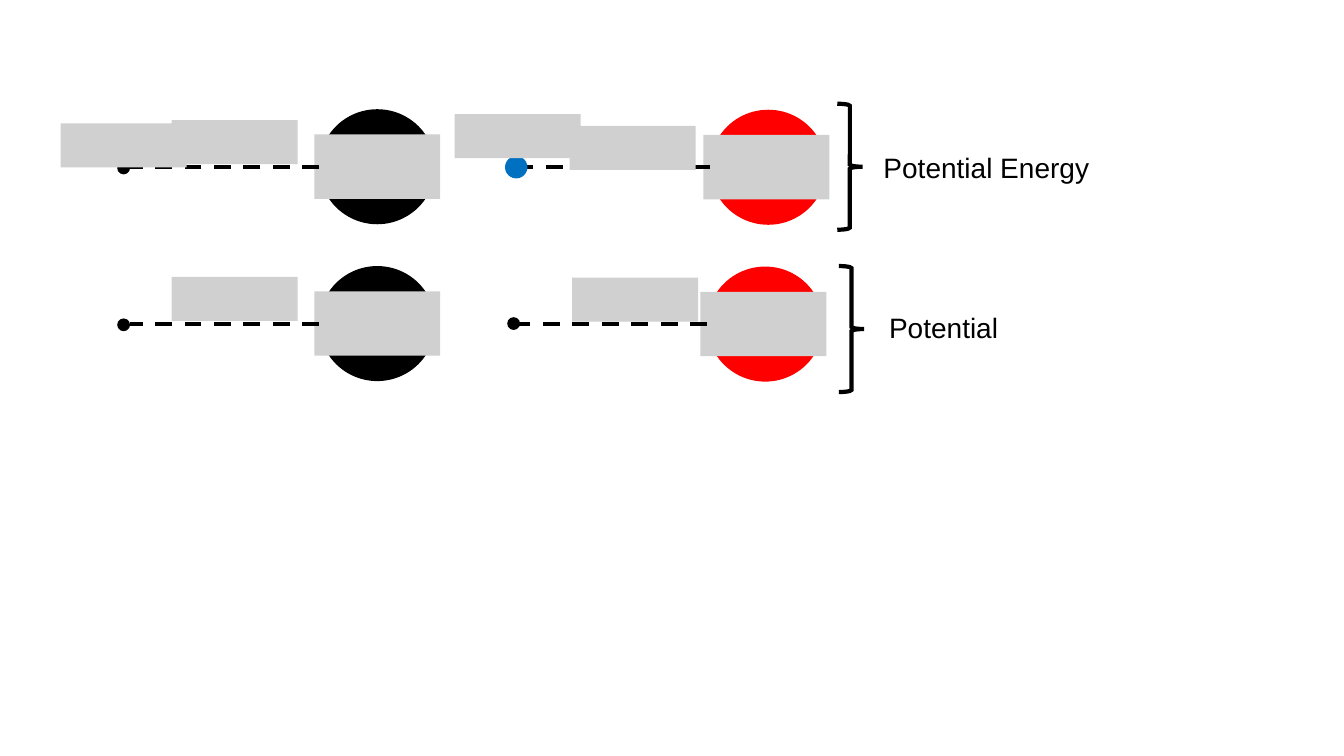
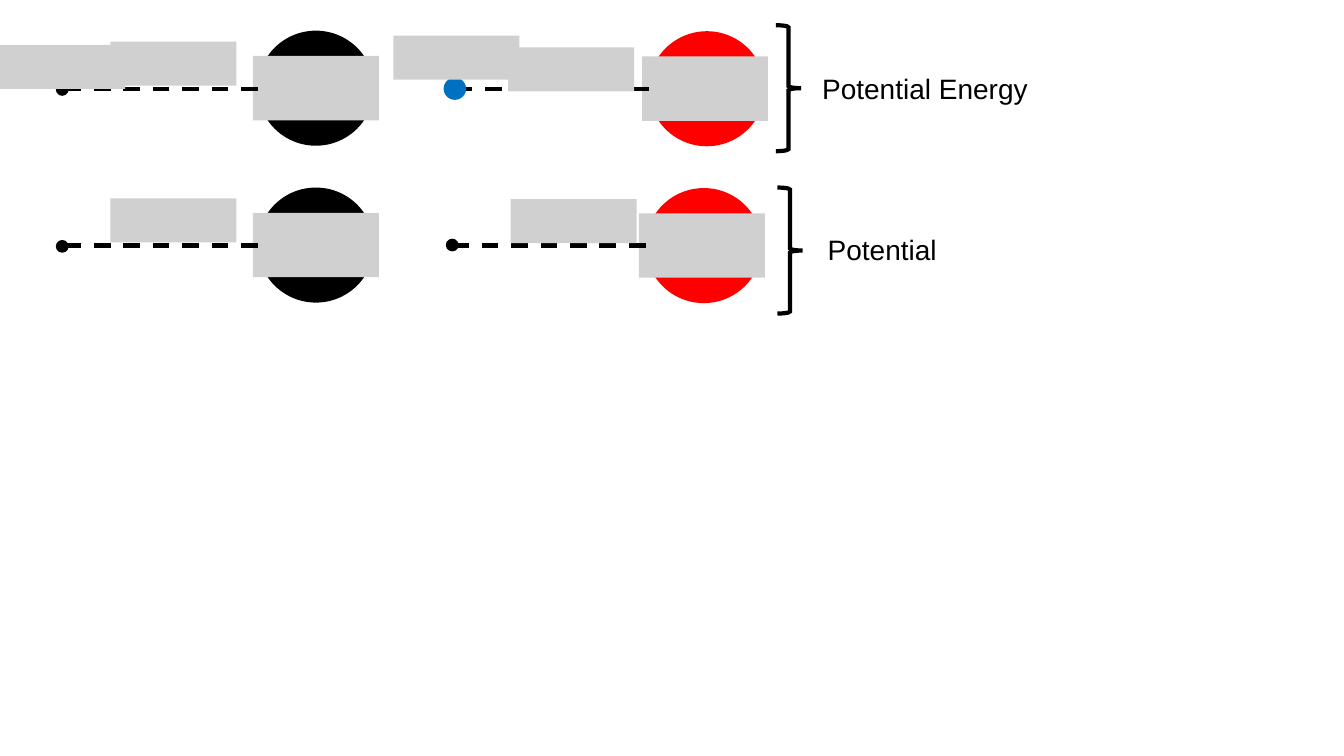
Before and after one commit to OSTP/PhysicsArtofModelling, a slide deck: slide 7 of tex/figures/Potential/Figures.pptx. Drawn at 1344x756 pixels with LibreOffice and Linux fonts; fonts in the diff are those of the drawing; grey boxes stand for pictures. Boxes give left, top, right and bottom in pixels: in the first picture for what was removed or moved away, otherwise in the second. Text is boxed around its words. In the diff, an @@ line names an element or a change of style, - is before the commit and + after.

```diff
--- a/tex/figures/Potential/Figures.pptx
+++ b/tex/figures/Potential/Figures.pptx
@@ 7 ellipses, 5 pictures, 4 lines, 2 texts, 2 right braces: place and size @@
-7 ellipses, 5 pictures, 4 lines, 2 texts, 2 right braces at (60,104,1089,392)
+7 ellipses, 5 pictures, 4 lines, 2 texts, 2 right braces at (0,25,1028,314)
@@ picture removed at (455,114,581,158) @@
@@ picture removed at (570,126,696,170) @@
@@ picture removed at (704,135,830,200) @@
@@ group added at (393,35,768,278): 5 pictures @@
@@ ellipse: place and size @@
-ellipse at (707,266,823,381)
+ellipse at (646,189,762,303)
@@ picture removed at (573,277,699,322) @@
@@ picture removed at (701,292,827,357) @@
```
Also in this commit, not shown: 2 other slides changed, 1 slide added, 1 slide removed, 17 other files.
